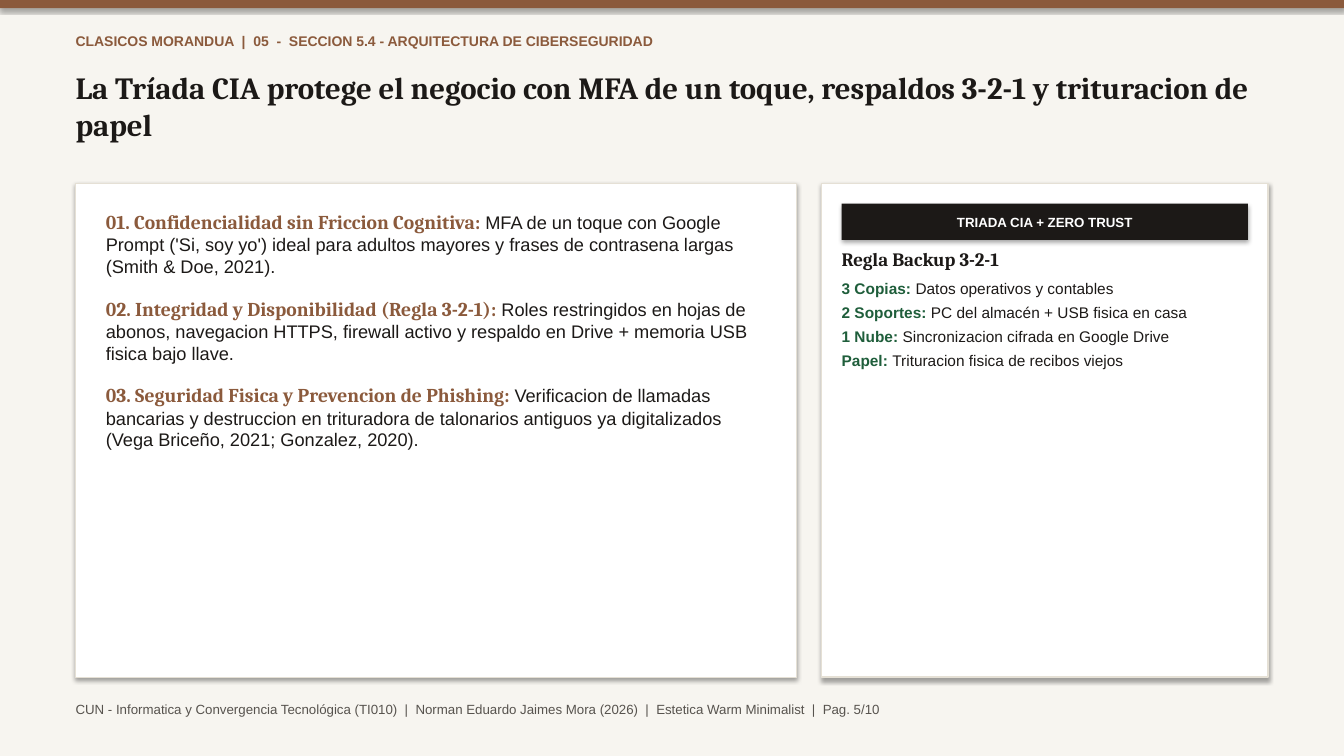
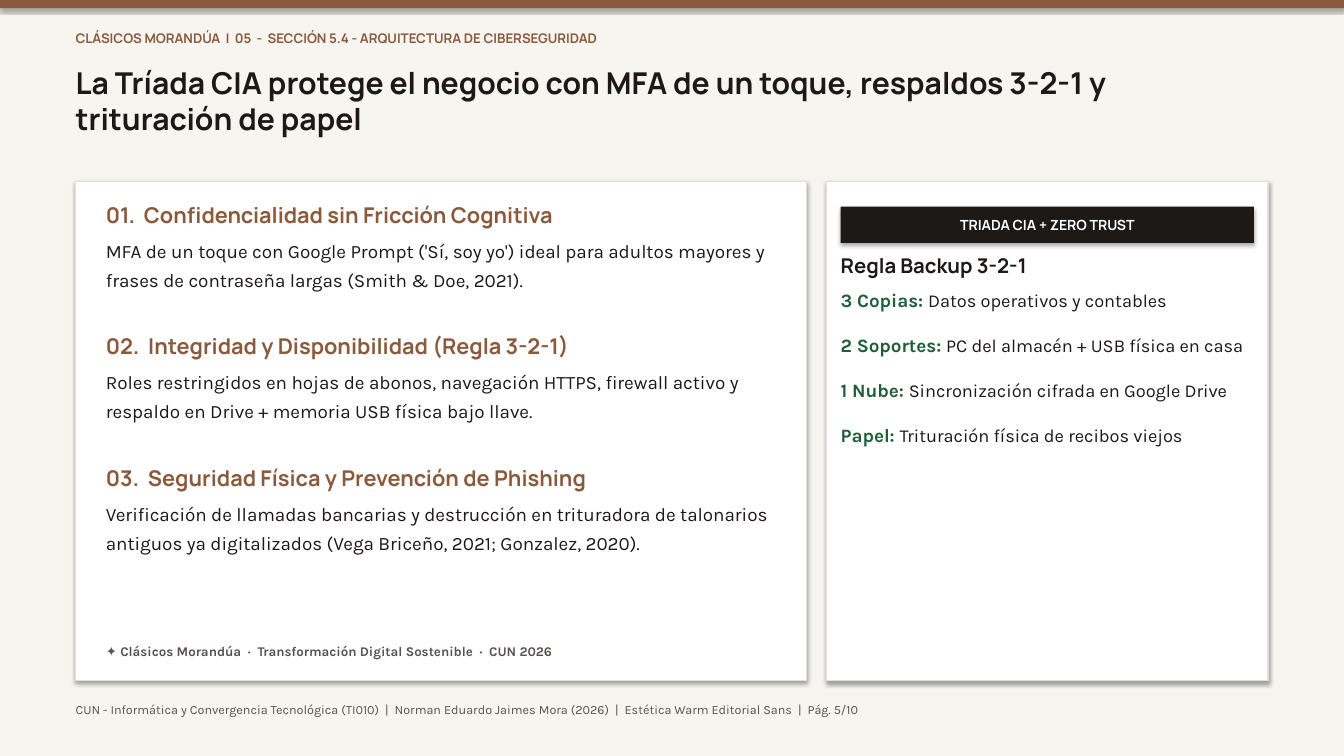
Before and after one commit to TheNormanJames/CUN-Informatica-y-convergencia, a slide deck: slide 5 of docs/ProyectoFinal_Norman_Jaimes.pptx. Drawn at 1344x756 pixels with LibreOffice and Linux fonts; fonts in the diff are those of the drawing. Boxes give left, top, right and bottom in pixels: in the first picture for what was removed or moved away, otherwise in the second. Text is boxed around its words. In the diff, an @@ line names an element or a change of style, - is before the commit and + after.

Commit message:
feat(design-system): enforce sans-serif Outfit/Plus Jakarta Sans, fix slide spacings and proportional image cropping

```diff
--- a/docs/ProyectoFinal_Norman_Jaimes.pptx
+++ b/docs/ProyectoFinal_Norman_Jaimes.pptx
@@ text at (x1=76, y1=30, x2=597, y2=43): text changed; size 10 to 9.5 pt; font Arial to Manrope @@
-CLASICOS MORANDUA | 05 - SECCION 5.4 - ARQUITECTURA DE CIBERSEGURIDAD
+CLÁSICOS MORANDÚA | 05 - SECCIÓN 5.4 - ARQUITECTURA DE CIBERSEGURIDAD
@@ text at (x1=76, y1=70, x2=1106, y2=138): text changed; size 22 to 21.5 pt; font Cambria to Manrope @@
-La Tríada CIA protege el negocio con MFA de un toque, respaldos 3-2-1 y trituracion de papel
+La Tríada CIA protege el negocio con MFA de un toque, respaldos 3-2-1 y trituración de papel
@@ rectangle resized from (x1=76, y1=184, x2=797, y2=678) to (x1=76, y1=181, x2=807, y2=681) @@
@@ text at (x1=106, y1=205, x2=767, y2=555): text changed; size 13 to 13.5 pt; font Arial to Karla @@
-01. Confidencialidad sin Friccion Cognitiva: MFA de un toque con Google Prompt ('Si, soy yo') ideal para adultos mayores y frases de contrasena largas (Smith & Doe, 2021).
-02. Integridad y Disponibilidad (Regla 3-2-1): Roles restringidos en hojas de abonos, navegacion HTTPS, firewall activo y respaldo en Drive + memoria USB fisica bajo llave.
-03. Seguridad Fisica y Prevencion de Phishing: Verificacion de llamadas bancarias y destruccion en trituradora de talonarios antiguos ya digitalizados (Vega Briceño, 2021; Gonzalez, 2020).
+01. Confidencialidad sin Fricción Cognitiva
+MFA de un toque con Google Prompt ('Sí, soy yo') ideal para adultos mayores y frases de contraseña largas (Smith & Doe, 2021).
+02. Integridad y Disponibilidad (Regla 3-2-1)
+Roles restringidos en hojas de abonos, navegación HTTPS, firewall activo y respaldo en Drive + memoria USB física bajo llave.
+03. Seguridad Física y Prevención de Phishing
+Verificación de llamadas bancarias y destrucción en trituradora de talonarios antiguos ya digitalizados (Vega Briceño, 2021; Gonzalez, 2020).
@@ rectangle resized from (x1=822, y1=184, x2=1268, y2=678) to (x1=827, y1=181, x2=1268, y2=681) @@
@@ rectangle "TRIADA CIA + ZERO TRUST" resized from (x1=842, y1=204, x2=1248, y2=240) to (x1=841, y1=207, x2=1254, y2=243) @@
@@ rectangle "TRIADA CIA + ZERO TRUST" at (x1=841, y1=207, x2=1254, y2=243): size 9.5 to 10 pt, font Arial to Manrope @@
@@ text at (x1=841, y1=258, x2=1167, y2=312): size 13.5 to 14.5 pt, font Cambria to Manrope in "Regla Backup 3-2-1"; size 11 to 13.5 pt in "3 Copias:"; size 11 to 13 pt in "Datos operativos y contables"; font Arial to Karla in "3 Copias: Datos operativos y contables"; more space between paragraphs @@
@@ text at (x1=841, y1=338, x2=1243, y2=447): text changed; size 11 to 13 pt; font Arial to Karla @@
-2 Soportes: PC del almacén + USB fisica en casa
-1 Nube: Sincronizacion cifrada en Google Drive
-Papel: Trituracion fisica de recibos viejos
+2 Soportes: PC del almacén + USB física en casa
+1 Nube: Sincronización cifrada en Google Drive
+Papel: Trituración física de recibos viejos
@@ text added at (x1=120, y1=645, x2=553, y2=660), 9.5 pt, text #57534E, bold @@
+✦ Clásicos Morandúa · Transformación Digital Sostenible · CUN 2026
@@ text at (x1=76, y1=704, x2=858, y2=717): text changed; size 9.5 to 9 pt; font Arial to Karla @@
-CUN - Informatica y Convergencia Tecnológica (TI010) | Norman Eduardo Jaimes Mora (2026) | Estetica Warm Minimalist | Pag. 5/10
+CUN - Informática y Convergencia Tecnológica (TI010) | Norman Eduardo Jaimes Mora (2026) | Estética Warm Editorial Sans | Pág. 5/10
```
Also in this commit, not shown: 9 other slides changed, 7 other files.
